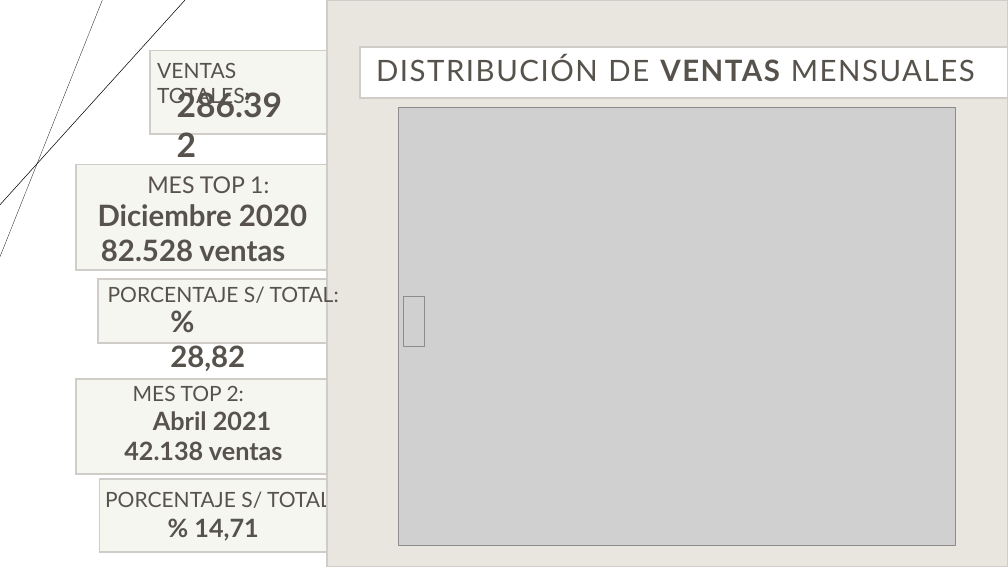
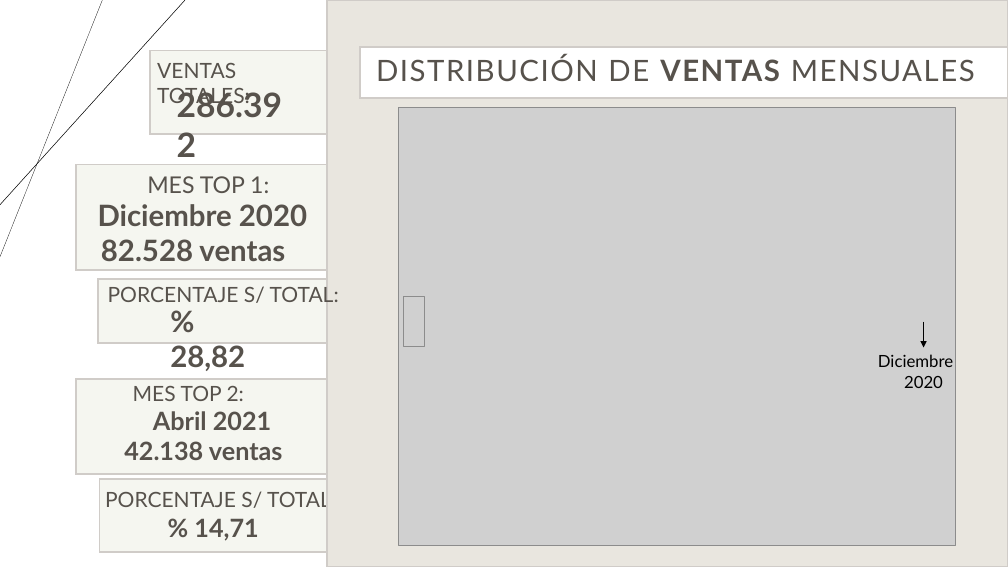
Before and after one commit to XimenaPO/EDA_Online_Sales_USA, a slide deck: slide 13 of src/doc/PRESENTACIÓN _Ventas_Online.pptx. Drawn at 1008x567 pixels with LibreOffice and Linux fonts; fonts in the diff are those of the drawing; grey boxes stand for pictures. Boxes give left, top, right and bottom in pixels: in the first picture for what was removed or moved away, otherwise in the second. Text is boxed around its words. In the diff, an @@ line names an element or a change of style, - is before the commit and + after.

```diff
--- a/src/doc/PRESENTACIÓN _Ventas_Online.pptx
+++ b/src/doc/PRESENTACIÓN _Ventas_Online.pptx
@@ arrow added from (924, 321) to (924, 348), #000000 0.5 pt @@
@@ text added at (878, 354, 953, 388), 16 pt, text #000000 @@
+Diciembre
+2020
```
Also in this commit, not shown: 1 other slide changed.
